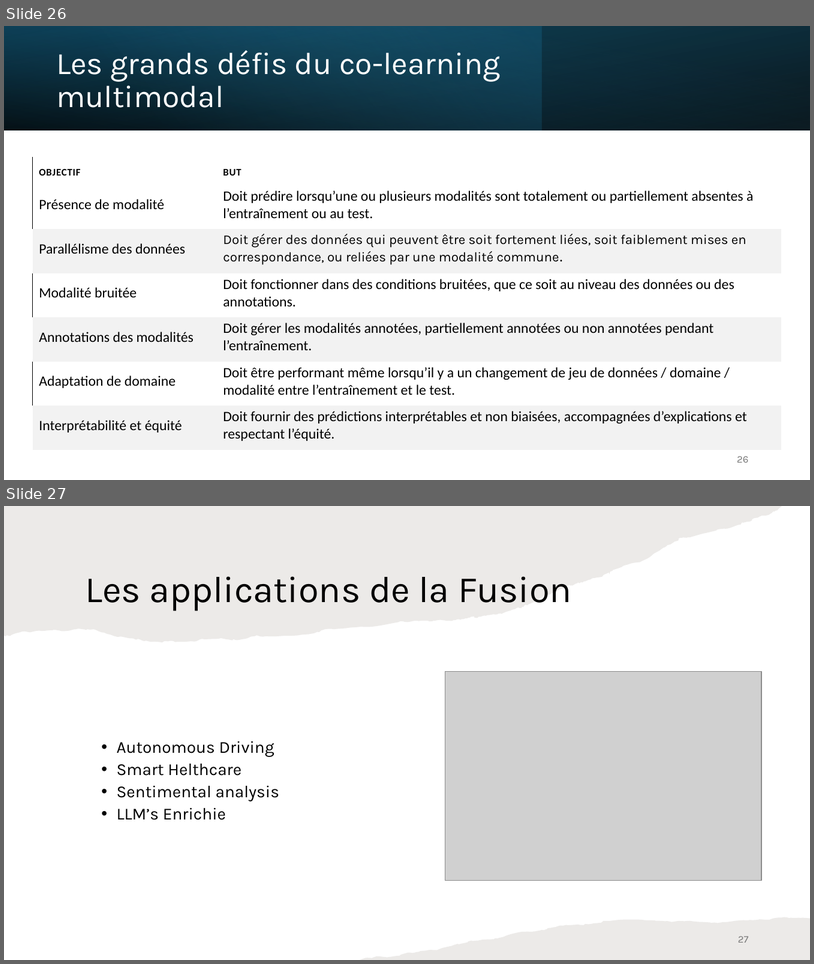
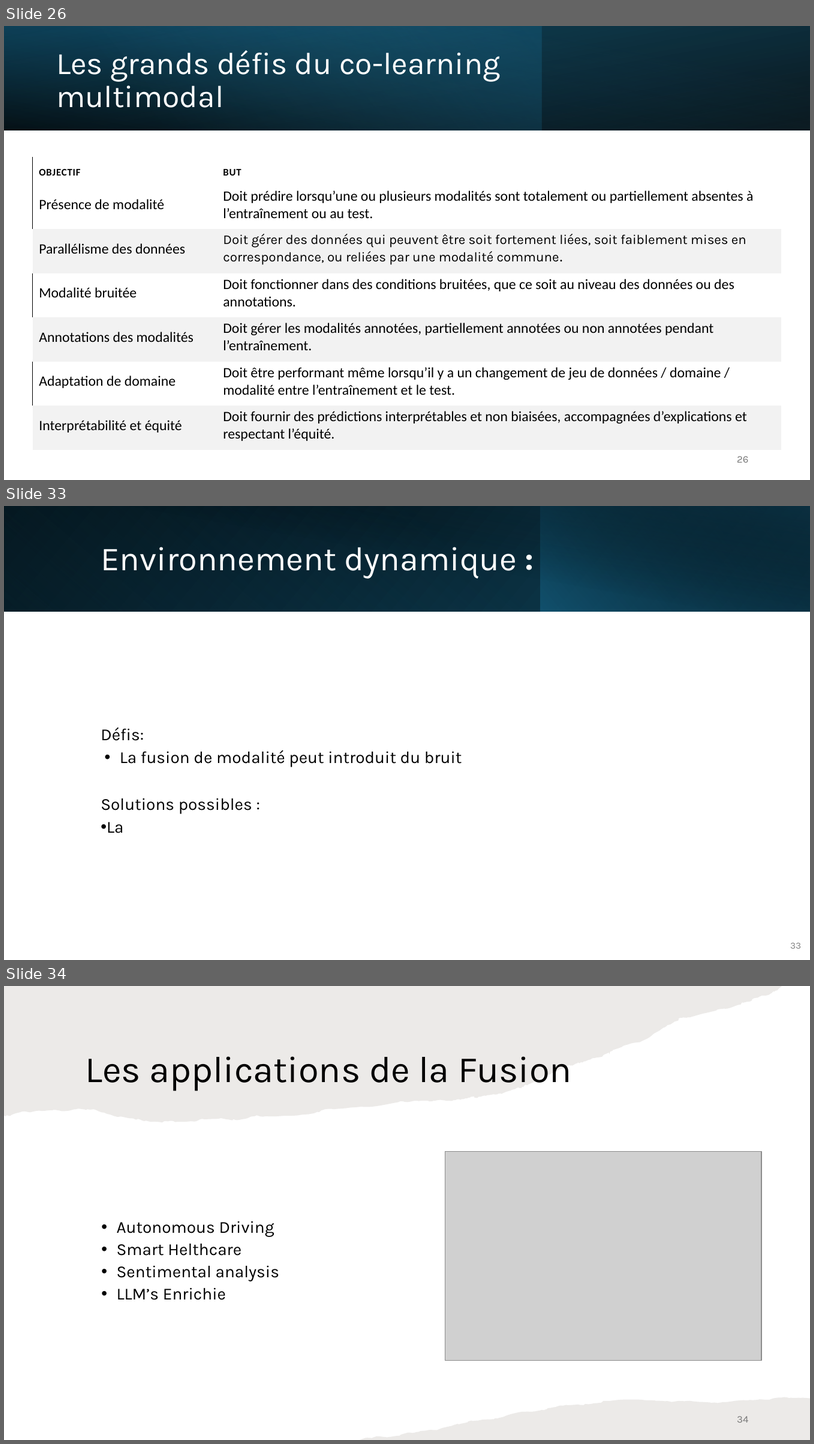
Before and after one commit to IzowRM/Stage-Cetic, a slide deck: Doc Slide/Presentation_du_27_01.pptx. Shown one above the other, each under a label of ours: slides 26 and 27 before the commit, slides 26, 33 and 34 after it; the slides between them are not shown. The pictures are 814x964 and 814x1444 pixels, drawn with LibreOffice and Linux fonts; fonts in the diff are those of the drawing; grey boxes stand for pictures. Boxes give left, top, right and bottom in pixels: in the first picture for what was removed or moved away, otherwise in the second. Text is boxed around its words. In the diff, an @@ line names an element or a change of style, - is before the commit and + after.

```diff
--- a/Doc Slide/Presentation_du_27_01.pptx
+++ b/Doc Slide/Presentation_du_27_01.pptx
@@ slide 33 added at [4,506,810,960], background #FFFFFF @@
@@ rectangle added at [4,506,810,611], fill gradient #000000 to #104862 @@
@@ rectangle added at [4,506,541,611], fill gradient #156082 to #0B3041 @@
@@ rectangle added at [34,506,810,612], fill gradient #000000 to #0B3041 @@
@@ rectangle added at [540,506,810,611], fill gradient #156082 to #000000 @@
@@ title added at [101,547,517,579], 40 pt, text #FFFFFF @@
+Environnement dynamique :
@@ text added at [101,727,462,833], 20 pt, text #000000 @@
+Défis:
+• La fusion de modalité peut introduit du bruit
+Solutions possibles :
+• La
@@ page number added at [791,942,801,948], 11 pt, text #808080 @@
+33
@@ what was slide 27 is now slide 34 @@
@@ page number at [737,1416,749,1422]: text changed @@
-27
+34
```
Also in this commit, not shown: 2 slides changed, 6 other slides added, 3 other files.
